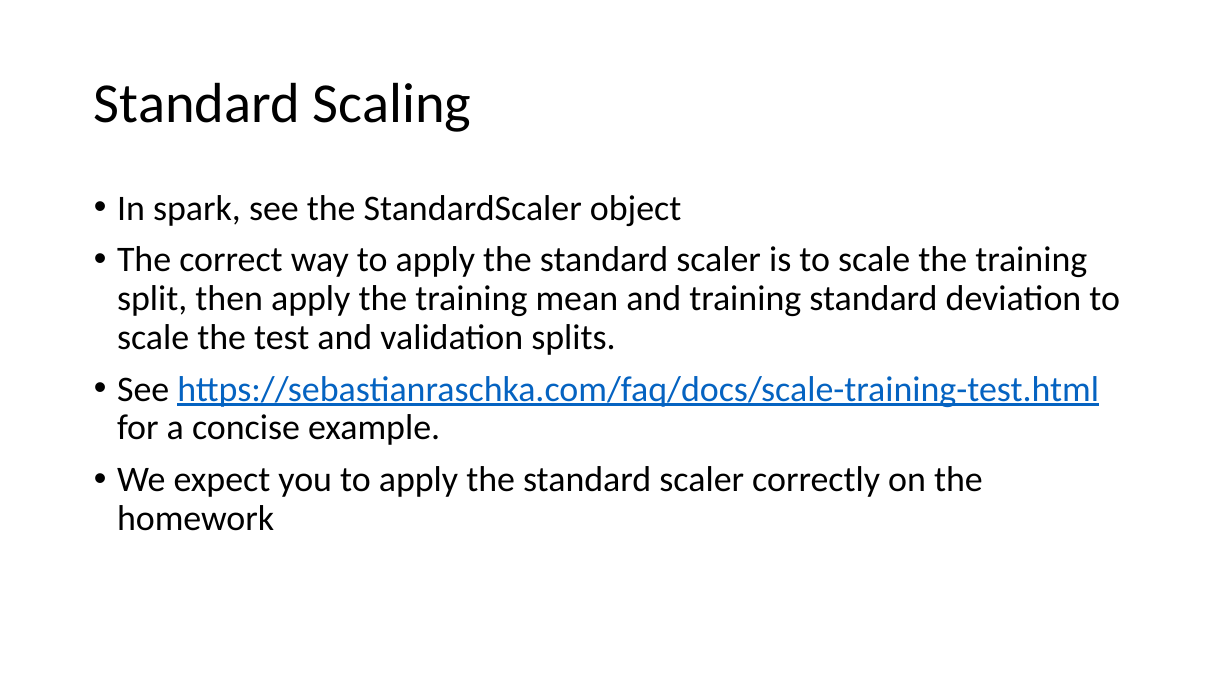
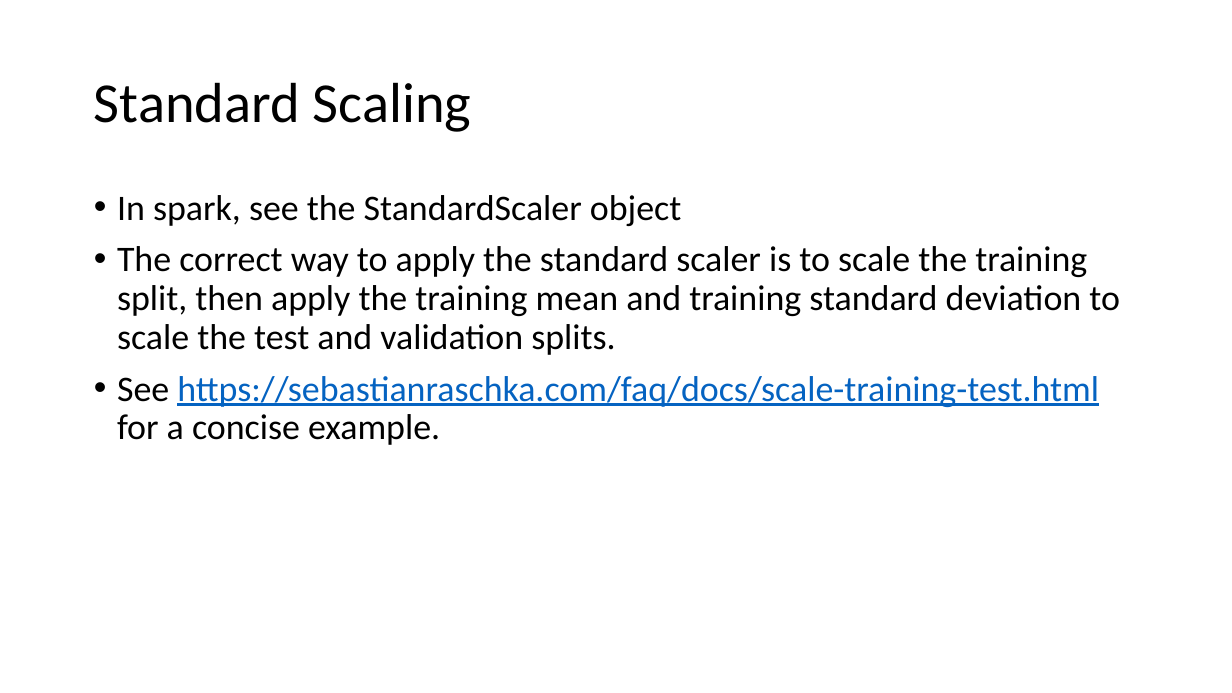
Before and after one commit to chaithrakc/syr_ads_bigdata_analytics, a slide deck: slide 37 of lecture06/lecture6-0-assessing-model-accuracy.pptx (slide 40 before the commit). Drawn at 1232x693 pixels with LibreOffice and Linux fonts; fonts in the diff are those of the drawing. Boxes give left, top, right and bottom in pixels: in the first picture for what was removed or moved away, otherwise in the second. Text is boxed around its words. In the diff, an @@ line names an element or a change of style, - is before the commit and + after.

```diff
--- a/lecture06/lecture6-0-assessing-model-accuracy.pptx
+++ b/lecture06/lecture6-0-assessing-model-accuracy.pptx
@@ text at box(117, 466, 983, 531): paragraph removed @@
-• We expect you to apply the standard scaler correctly on the homework
```
Also in this commit, not shown: 10 other slides changed, 3 slides removed, 2 other files.
